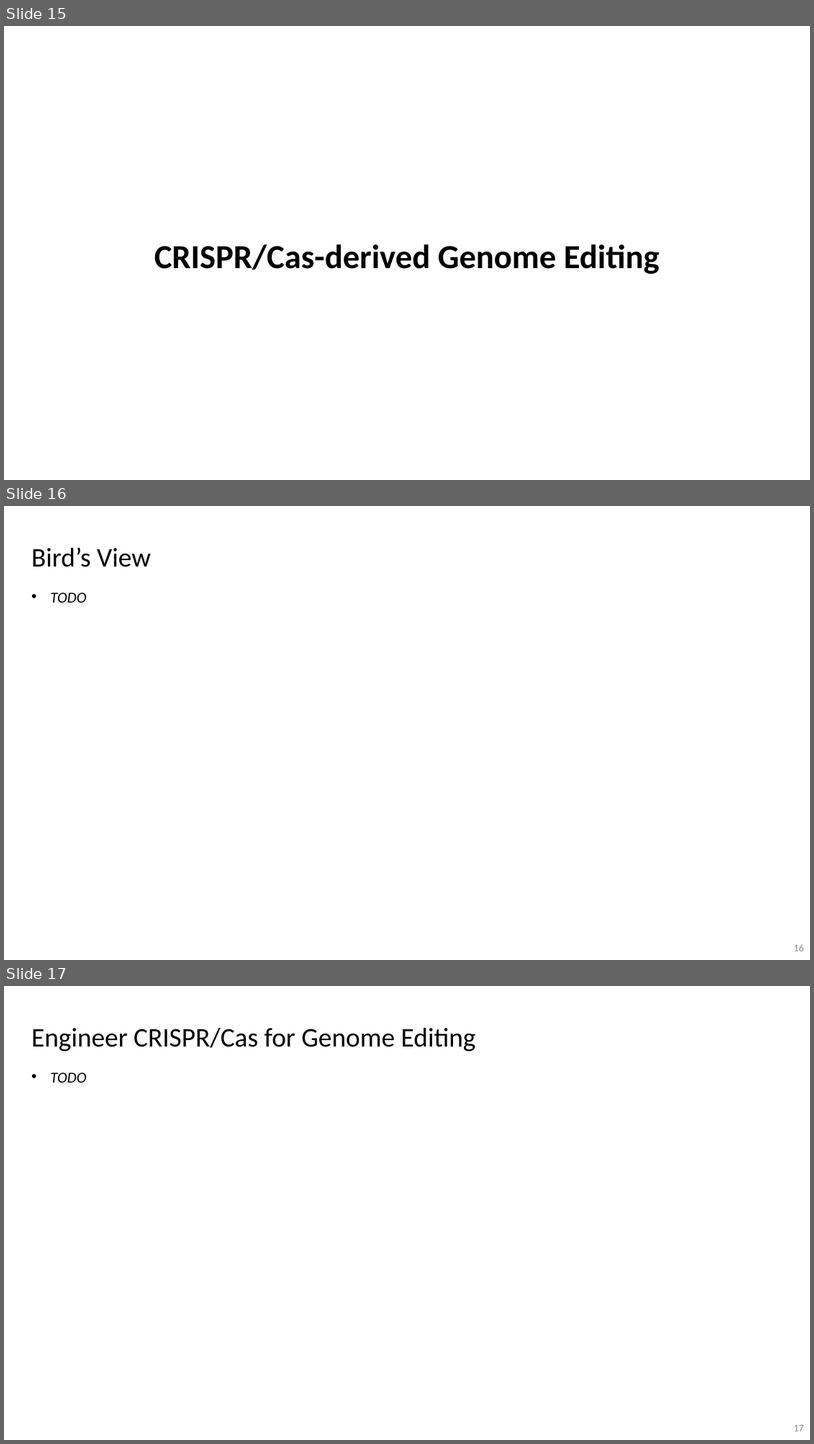
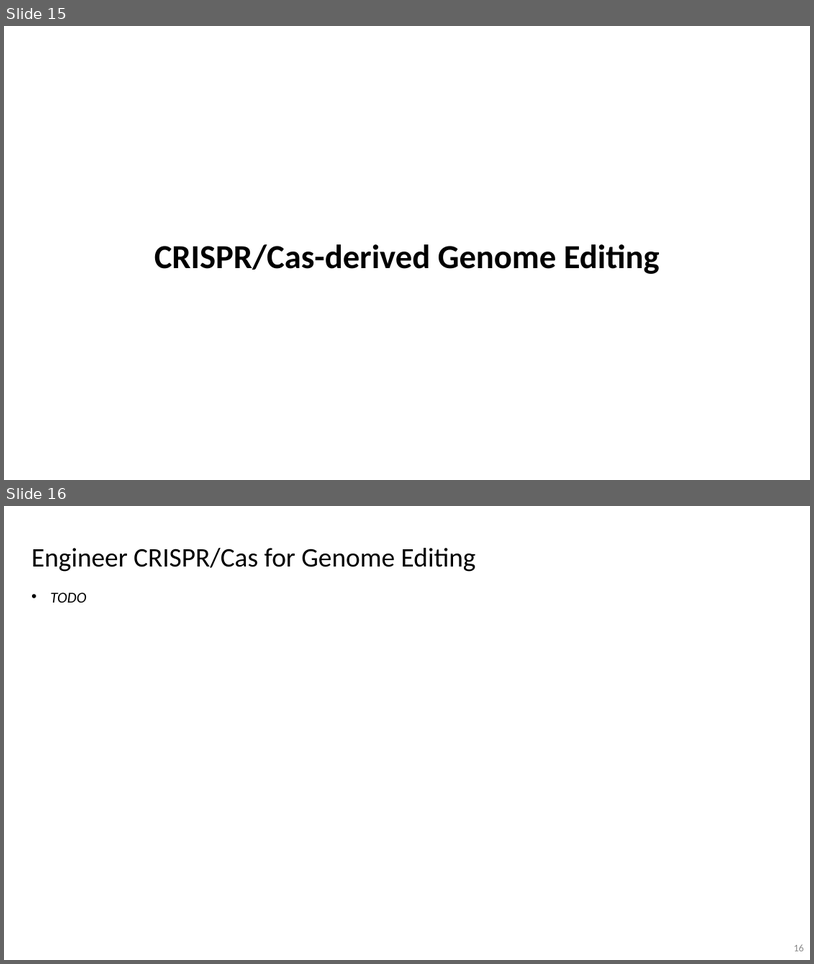
Before and after one commit to vwOvOwv/PKU-Undergraduate-Course, a slide deck: 遗传学(Genetics)/讨论课/Topic-3_遗传学技术/CRISPR-Cas.pptx. Shown one above the other, each under a label of ours: slides 15, 16 and 17 before the commit, slides 15 and 16 after it. The pictures are 814x1444 and 814x964 pixels, drawn with LibreOffice and Linux fonts; fonts in the diff are those of the drawing. Boxes give left, top, right and bottom in pixels: in the first picture for what was removed or moved away, otherwise in the second. Text is boxed around its words. In the diff, an @@ line names an element or a change of style, - is before the commit and + after.

```diff
--- a/遗传学(Genetics)/讨论课/Topic-3_遗传学技术/CRISPR-Cas.pptx
+++ b/遗传学(Genetics)/讨论课/Topic-3_遗传学技术/CRISPR-Cas.pptx
@@ slide 16 removed at (x1=4, y1=506, x2=810, y2=960), background #FFFFFF @@
@@ text removed at (x1=31, y1=548, x2=151, y2=567) @@
-Bird’s View
@@ text removed at (x1=50, y1=592, x2=86, y2=602) @@
-• TODO
@@ page number removed at (x1=794, y1=944, x2=804, y2=951) @@
-16
@@ what was slide 17 is now slide 16 @@
@@ page number at (x1=794, y1=944, x2=804, y2=951): text changed @@
-17
+16
```
Also in this commit, not shown: 2 slides changed, 1 slide added, 1 other slide removed.
